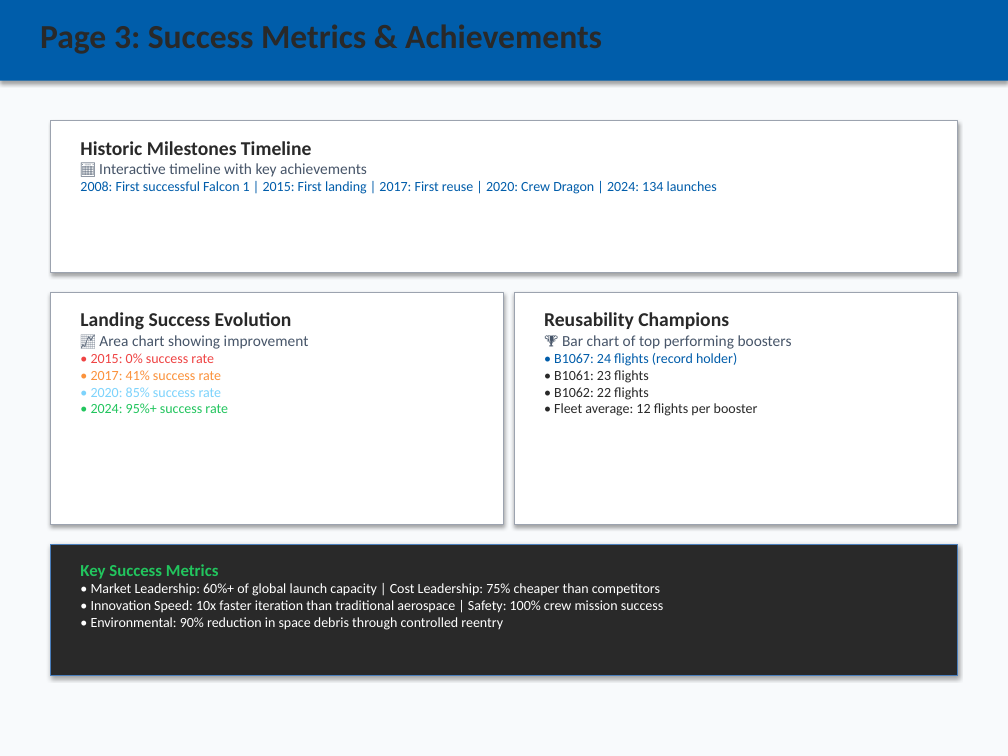
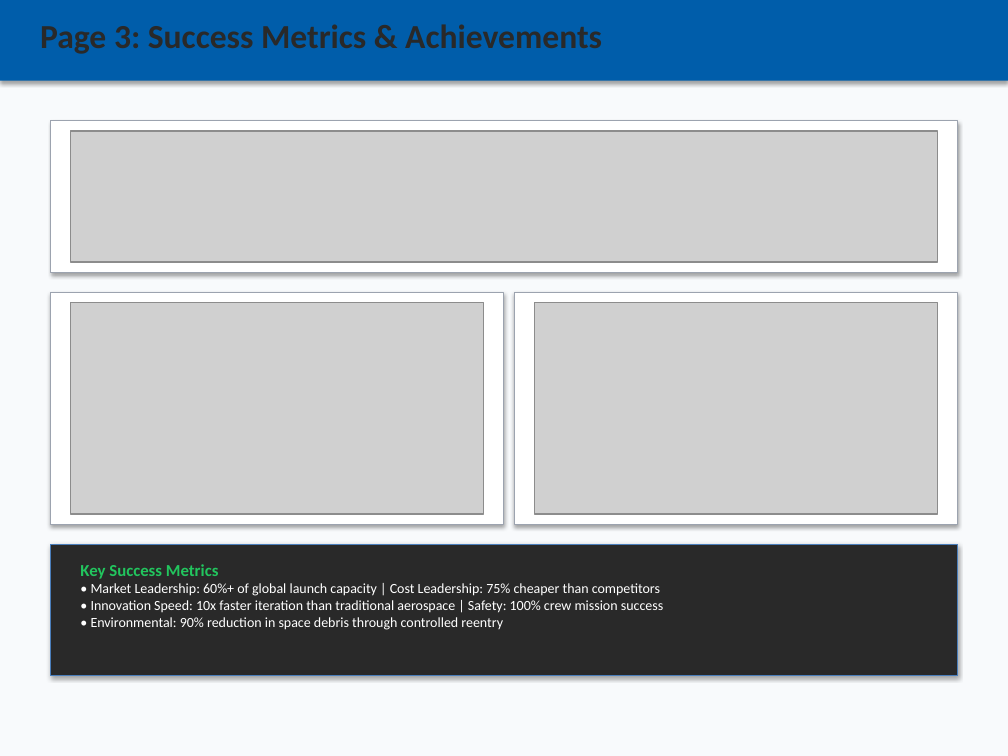
Before and after one commit to jsperson/newman_dataviz, a slide deck: slide 5 of module8/SpaceX_PowerBI_Dashboard_Design.pptx. Drawn at 1008x756 pixels with LibreOffice and Linux fonts; fonts in the diff are those of the drawing; grey boxes stand for pictures. Boxes give left, top, right and bottom in pixels: in the first picture for what was removed or moved away, otherwise in the second. Text is boxed around its words. In the diff, an @@ line names an element or a change of style, - is before the commit and + after.

```diff
--- a/module8/SpaceX_PowerBI_Dashboard_Design.pptx
+++ b/module8/SpaceX_PowerBI_Dashboard_Design.pptx
@@ picture added at box(71, 131, 937, 262) @@
@@ text removed at box(80, 141, 717, 194) @@
-Historic Milestones Timeline
-📅 Interactive timeline with key achievements
-2008: First successful Falcon 1 | 2015: First landing | 2017: First reuse | 2020: Crew Dragon | 2024: 134 launches
@@ picture added at box(71, 302, 484, 514) @@
@@ text removed at box(80, 312, 292, 413) @@
-Landing Success Evolution
-📈 Area chart showing improvement
-• 2015: 0% success rate
-• 2017: 41% success rate
-• 2020: 85% success rate
-• 2024: 95%+ success rate
@@ picture added at box(534, 302, 937, 514) @@
@@ text removed at box(544, 312, 758, 416) @@
-Reusability Champions
-🏆 Bar chart of top performing boosters
-• B1067: 24 flights (record holder)
-• B1061: 23 flights
-• B1062: 22 flights
-• Fleet average: 12 flights per booster
```
Also in this commit, not shown: 2 other slides changed.
